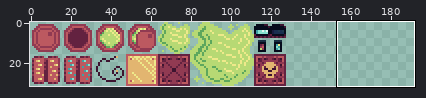
Sprite sheet -- assets/props-spritesheet1.png. The picture above shows the old version from afar; the outline marks the close-up.
Close-up. The starting point:
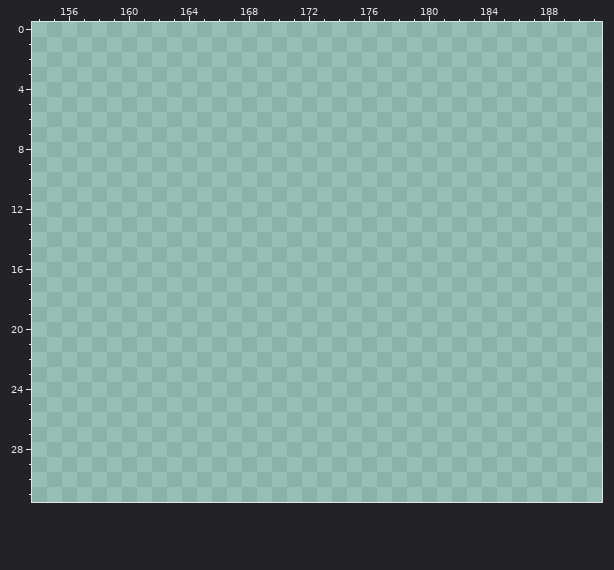
The file is 192x32 pixels. Shown: x 154..191, y 0..31.
Palette (. is transparent): 
The result:
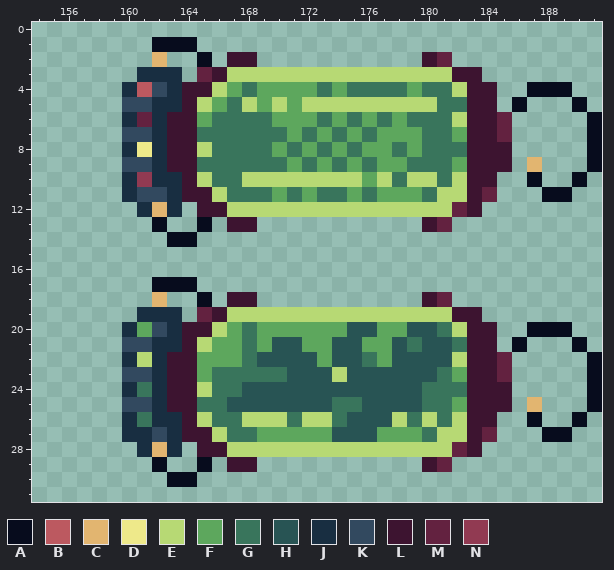
Colours new in this view: A #070c1d  B #bc5960  C #e2b570  D #eee98a  E #b7d974  F #5da75d  G #39755c  H #285454  J #182e41  K #32495f  L #3d1430  M #632240  N #913a52
What changed:
Changed rows in their new state; - is an unchanged pixel.
first column x 160:
 1 --AAA---------------------------
 2 --C--A-LL-----------LM----------
 3 -JJJ-MLEEEEEEEEEEEEEEELL--------
 4 JBKJLLEFGFFFFGFGGGGFGGELL--AAA--
 5 KKJJLEFGEFEFEEEEEEEEEGGLL-A---A-
 6 JMJLLFGGGGFFFGFGFGFGGGELLM-----A
 7 KKJLLGGGGGGFGFGFGFFFGGFLLM-----A
 8 JDJLLEGGGGFGFGFGFFGFGGGLLL-----A
 9 KKJLLGGGGGGFGFGFGFFGGGFLLL-C---A
10 JNJJLEGGEEEEEEEEFEGEEGELL--A--A-
11 JKKJLLEGGGFGFGGFGFFFGEELM---AA--
12 -JCJ-LLEEEEEEEEEEEEEEEML--------
13 --A--A-LL-----------LM----------
14 ---AA---------------------------
17 --AAA---------------------------
18 --C--A-LL-----------LM----------
19 -JJJ-MLEEEEEEEEEEEEEEELL--------
20 JFKJLLEFGFFFFFFHHFFHHGELL--AAA--
21 KKJJLEFFGFHHFFHHFFHGHHGLL-A---A-
22 JEJLLFFFGHHHHFHHGFHHHHELLM-----A
23 KKJLLFGGGGGHHHEHHHHHHGFLLM-----A
24 JGJLLEGGHHHHHHHHHHHHGGGLLL-----A
25 KKJLLGGHHHHHHHGGHHHHGGFLLL-C---A
26 JGJJLEGGEEEGEEGHHHEGEGELL--A--A-
27 JJKJLLEGGFFFFFHHHFFFGEELM---AA--
28 -JCJ-LLEEEEEEEEEEEEEEEML--------
29 --A--A-LL-----------LM----------
30 ---AA---------------------------
